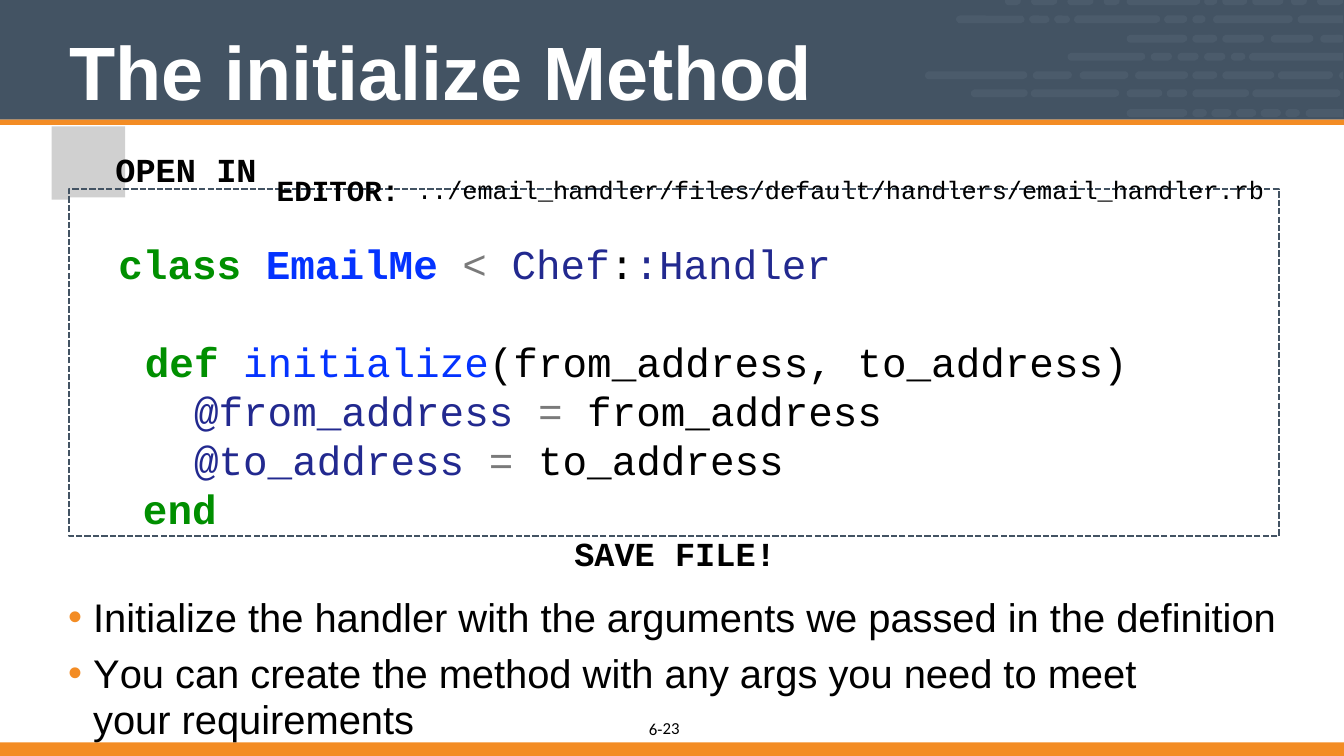
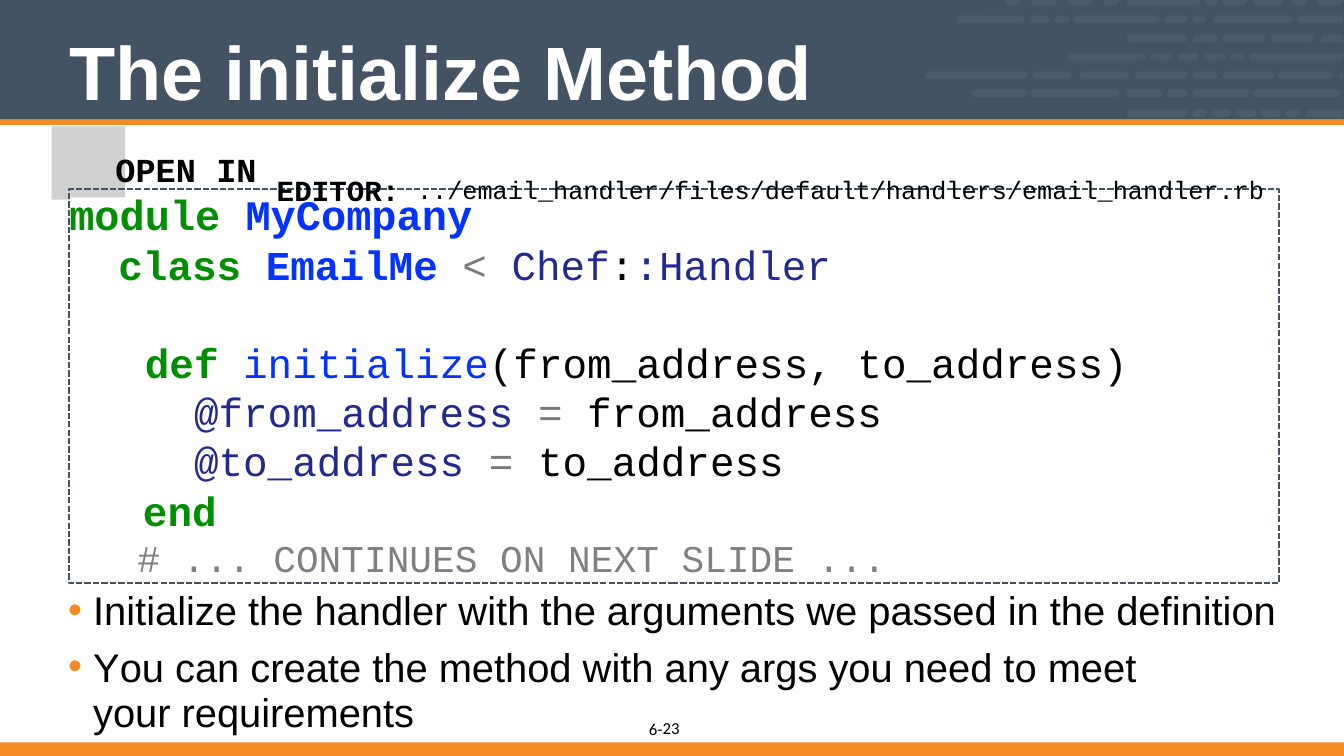
Before and after one commit to vinyar/chef-intermediate, a slide deck: slide 23 of 06-implementing_chef_handlers.pptx. Drawn at 1344x756 pixels with LibreOffice and Linux fonts; fonts in the diff are those of the drawing; grey boxes stand for pictures. Boxes give left, top, right and bottom in pixels: in the first picture for what was removed or moved away, otherwise in the second. Text is boxed around its words. In the diff, an @@ line names an element or a change of style, - is before the commit and + after.

```diff
--- a/06-implementing_chef_handlers.pptx
+++ b/06-implementing_chef_handlers.pptx
@@ text in rectangle at (69,200,473,241): paragraph added @@
+module MyCompany
@@ rectangle "module MyCompany": place and size @@
-rectangle "module MyCompany" at (70,189,1279,536)
+rectangle "module MyCompany" at (70,189,1279,584)
@@ text in rectangle at (273,547,795,583): paragraph added @@
+# ... CONTINUES ON NEXT SLIDE ...
@@ text at (574,543,776,567): paragraph removed @@
-SAVE FILE!
@@ text "Initialize the handler with the ...": place and size @@
-text "Initialize the handler with the ..." at (93,543,1276,742)
+text "Initialize the handler with the ..." at (93,596,1276,735)
```
Also in this commit, not shown: 9 other slides changed.
